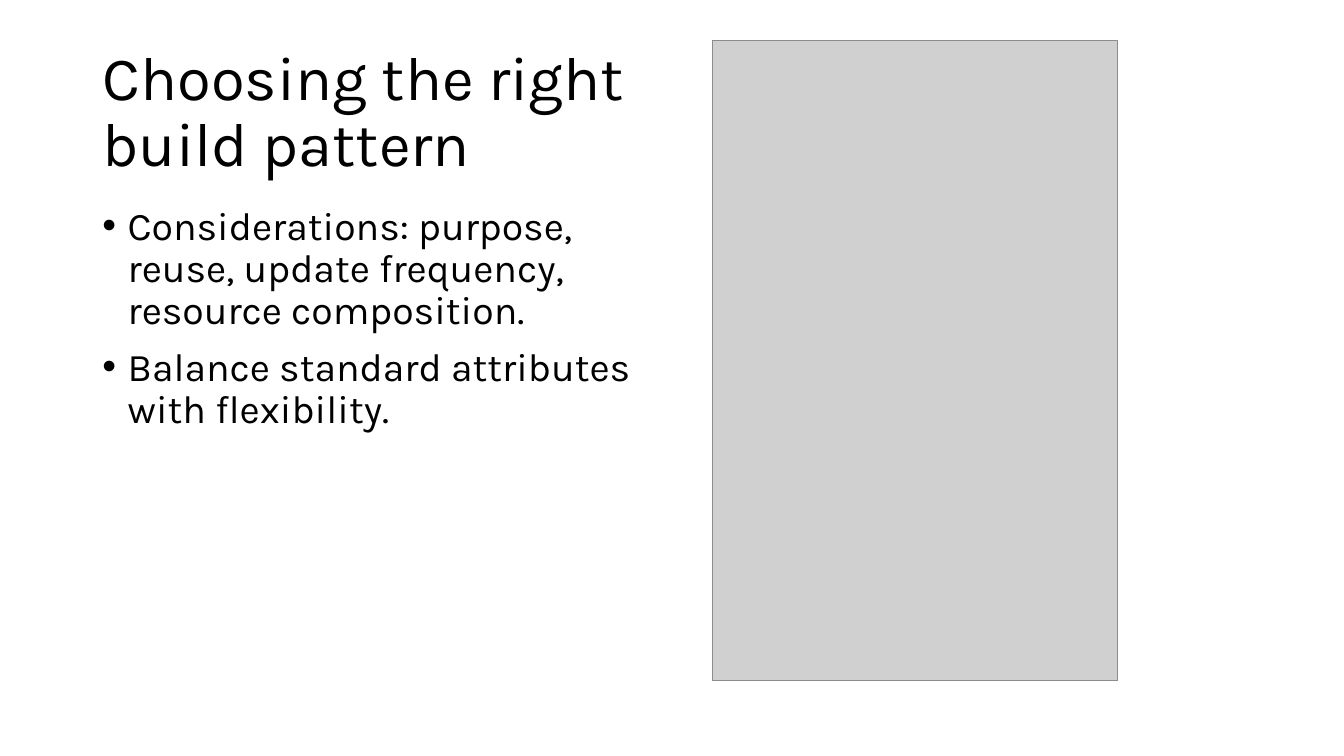
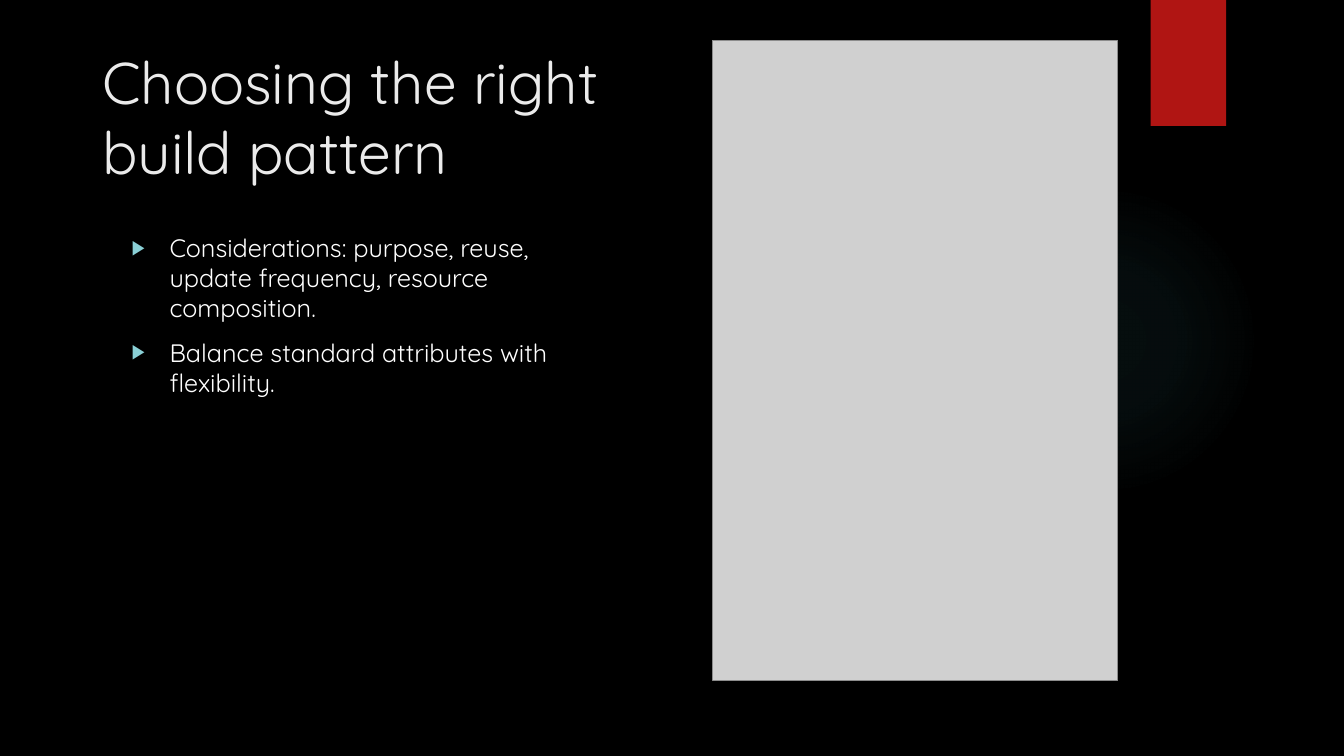
Before and after one commit to 2good4hisowngood/Terraform-tech-talk, a slide deck: slide 8 of Terraform Tech Talk.pptx. Drawn at 1344x756 pixels with LibreOffice and Linux fonts; fonts in the diff are those of the drawing; grey boxes stand for pictures; background and template pictures are left out. Boxes give left, top, right and bottom in pixels: in the first picture for what was removed or moved away, otherwise in the second. Text is boxed around its words. In the diff, an @@ line names an element or a change of style, - is before the commit and + after.

```diff
--- a/Terraform Tech Talk.pptx
+++ b/Terraform Tech Talk.pptx
@@ background #FFFFFF to picture (left out) @@
@@ rectangle added at bbox=[1150, 0, 1226, 126], fill #B01513 @@
@@ title "Choosing the right build pattern" at bbox=[102, 60, 598, 186]: size 44 to 42 pt, font Karla to Quicksand, text colour #000000 to #EBEBEB; line spacing 0.9 to 1; vertical alignment middle to top @@
@@ ellipse added at bbox=[949, 185, 1259, 495], fill gradient #50B9C1 @@
@@ text "Considerations: purpose, reuse, update frequency, ...": place and size @@
-text "Considerations: purpose, reuse, update frequency, ..." at bbox=[128, 213, 630, 433]
+text "Considerations: purpose, reuse, update frequency, ..." at bbox=[170, 238, 547, 397]
@@ text "Considerations: purpose, reuse, update frequency, ..." at bbox=[170, 238, 547, 397]: size 28 to 18 pt, font Karla to Quicksand, text colour #000000 to #FFFFFF; bullet • to ▶; line spacing 0.9 to 1 @@
```
Also in this commit, not shown: 9 other slides changed.
